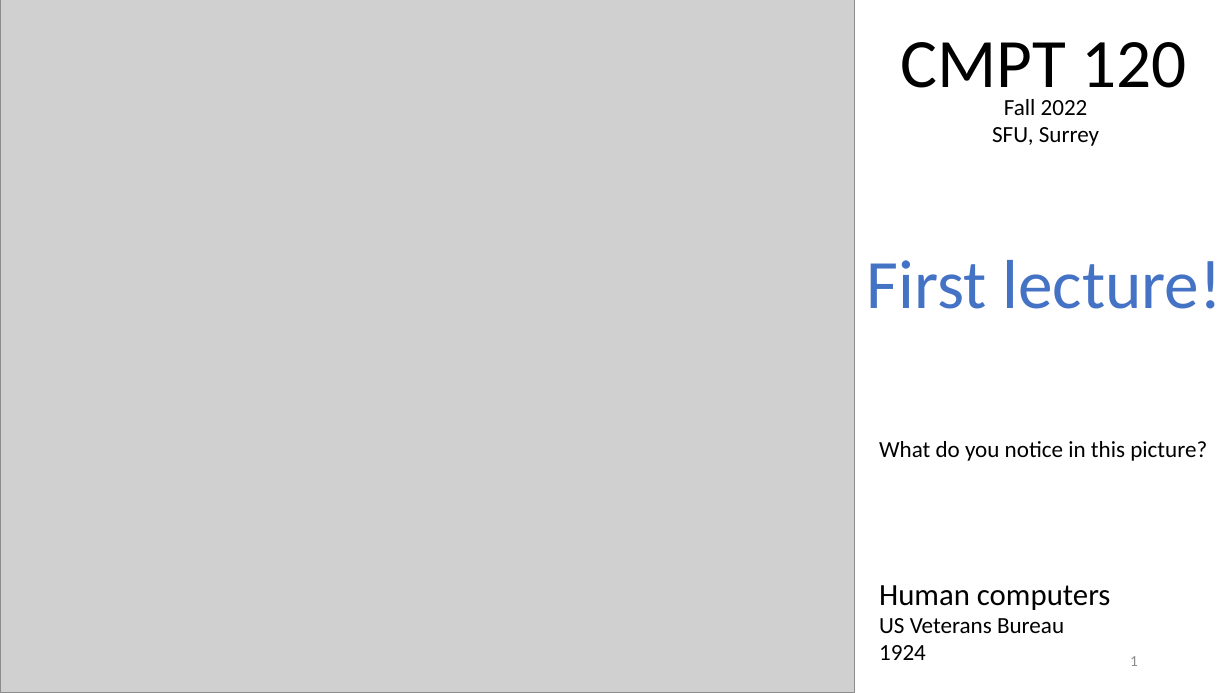
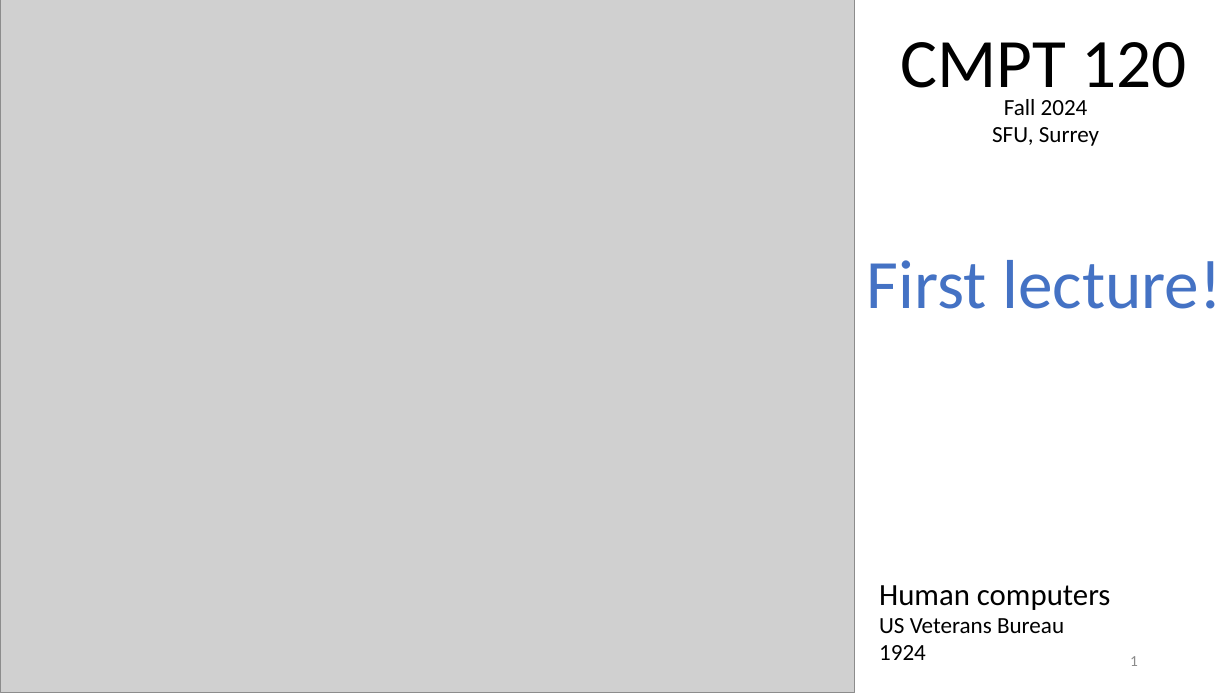
Before and after one commit to tjd1234/cmpt120fall2024, a slide deck: slide 1 of lectures/lecture1/lecture1.pptx. Drawn at 1232x693 pixels with LibreOffice and Linux fonts; fonts in the diff are those of the drawing; grey boxes stand for pictures. Boxes give left, top, right and bottom in pixels: in the first picture for what was removed or moved away, otherwise in the second. Text is boxed around its words. In the diff, an @@ line names an element or a change of style, - is before the commit and + after.

```diff
--- a/lectures/lecture1/lecture1.pptx
+++ b/lectures/lecture1/lecture1.pptx
@@ text at box(992, 99, 1099, 146): text changed @@
-Fall 2022
-SFU, Surrey
+Fall 2024
+SFU, Surrey
@@ text removed at box(879, 441, 1207, 461) @@
-What do you notice in this picture?
```
Also in this commit, not shown: 9 other slides changed, 8 other files.
